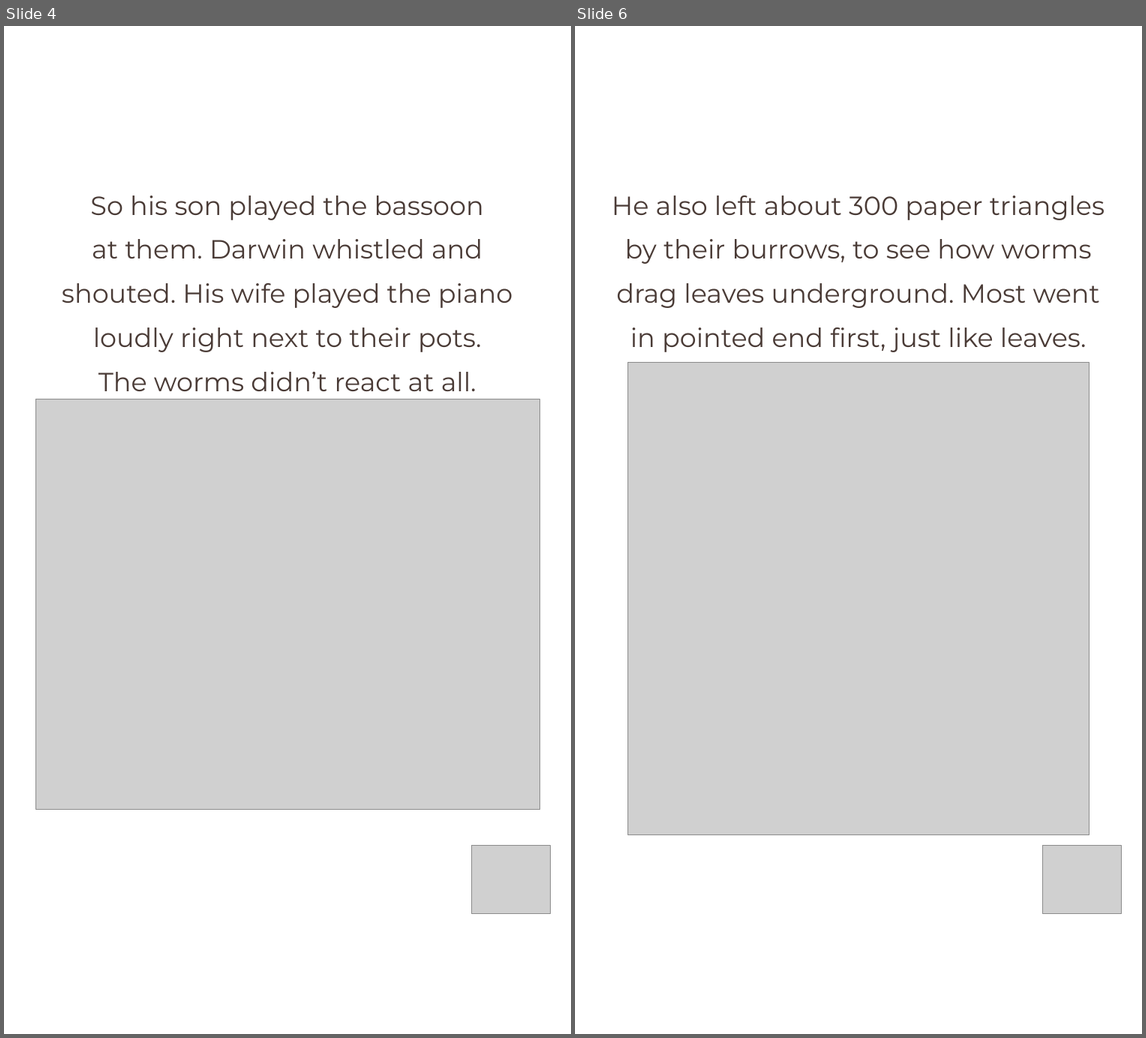
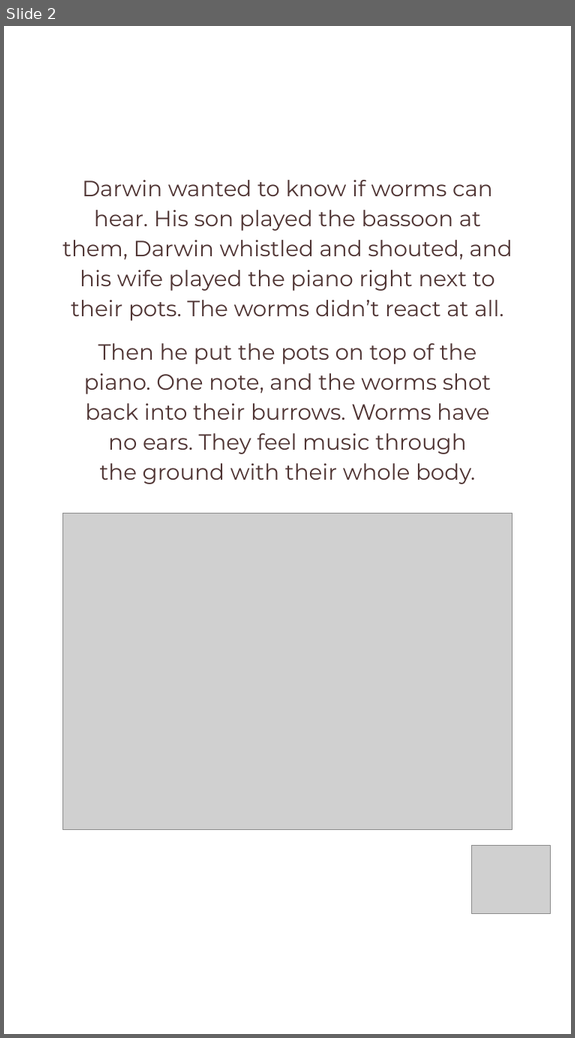
Before and after one commit to linneamoritznyc/final-SFWsite-Linnea, a slide deck: social/earthworm-day-2026-10-21/21-10-2026-wed-ig-story-earthworm.pptx. Shown side by side, each under a label of ours: slides 4 and 6 before the commit, slide 2 after it; the slides between them are not shown. The pictures are 1146x1038 and 575x1038 pixels, drawn with LibreOffice and Linux fonts; fonts in the diff are those of the drawing; grey boxes stand for pictures. Boxes give left, top, right and bottom in pixels: in the first picture for what was removed or moved away, otherwise in the second. Text is boxed around its words. In the diff, an @@ line names an element or a change of style, - is before the commit and + after.

```diff
--- a/social/earthworm-day-2026-10-21/21-10-2026-wed-ig-story-earthworm.pptx
+++ b/social/earthworm-day-2026-10-21/21-10-2026-wed-ig-story-earthworm.pptx
@@ slide 6 removed at (575, 26, 1142, 1034), background #FFFFFF @@
@@ text removed at (612, 196, 1105, 352) @@
-He also left about 300 paper triangles
-by their burrows, to see how worms
-drag leaves underground. Most went
-in pointed end first, just like leaves.
@@ picture removed at (628, 362, 1089, 835) @@
@@ picture removed at (1042, 845, 1121, 913) @@
@@ what was slide 4 is now slide 2 @@
@@ slide 2 changed as well @@
@@ text at (62, 180, 512, 321): text changed; size 37.5 to 31.5 pt; text colour #4A3B36 to #4F3433 @@
-So his son played the bassoon
-at them. Darwin whistled and
-shouted. His wife played the piano
-loudly right next to their pots.
-The worms didn’t react at all.
+Darwin wanted to know if worms can
+hear. His son played the bassoon at
+them, Darwin whistled and shouted, and
+his wife played the piano right next to
+their pots. The worms didn’t react at all.
@@ text added at (84, 343, 492, 484), 31.5 pt, text #4F3433 @@
+Then he put the pots on top of the
+piano. One note, and the worms shot
+back into their burrows. Worms have
+no ears. They feel music through
+the ground with their whole body.
@@ picture: place and size @@
-picture at (36, 399, 540, 809)
+picture at (63, 513, 512, 829)
```
Also in this commit, not shown: 2 other slides changed, 1 slide added, 5 other slides removed, 30 other files.
